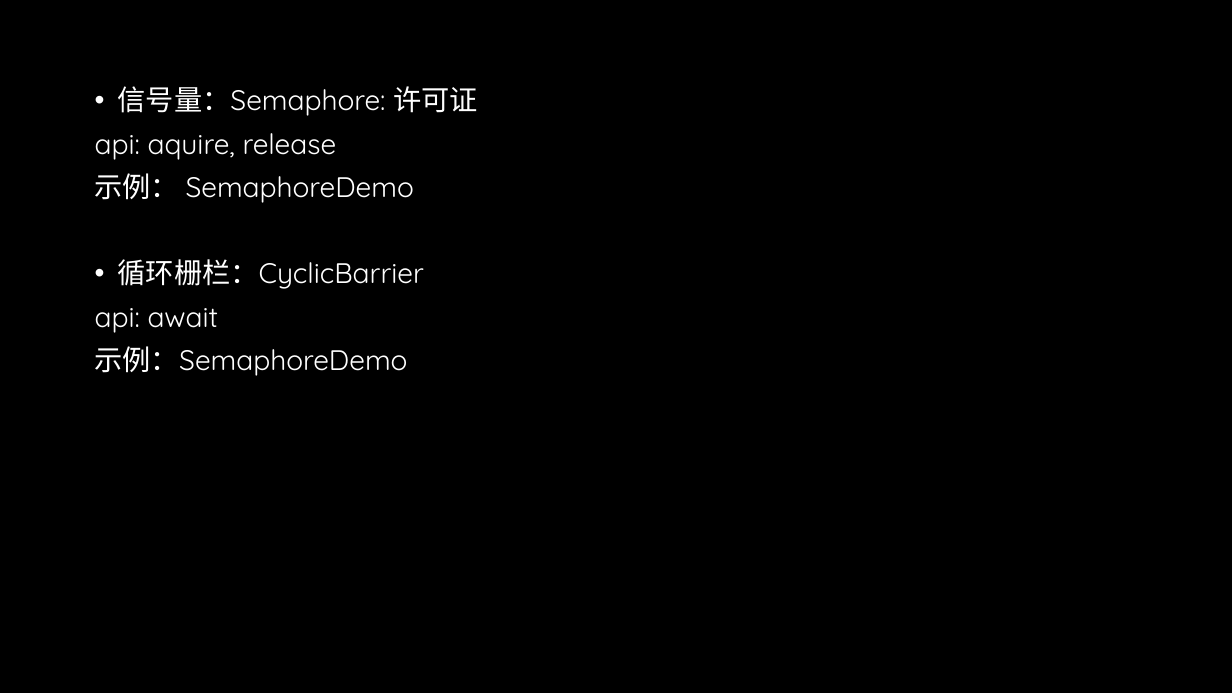
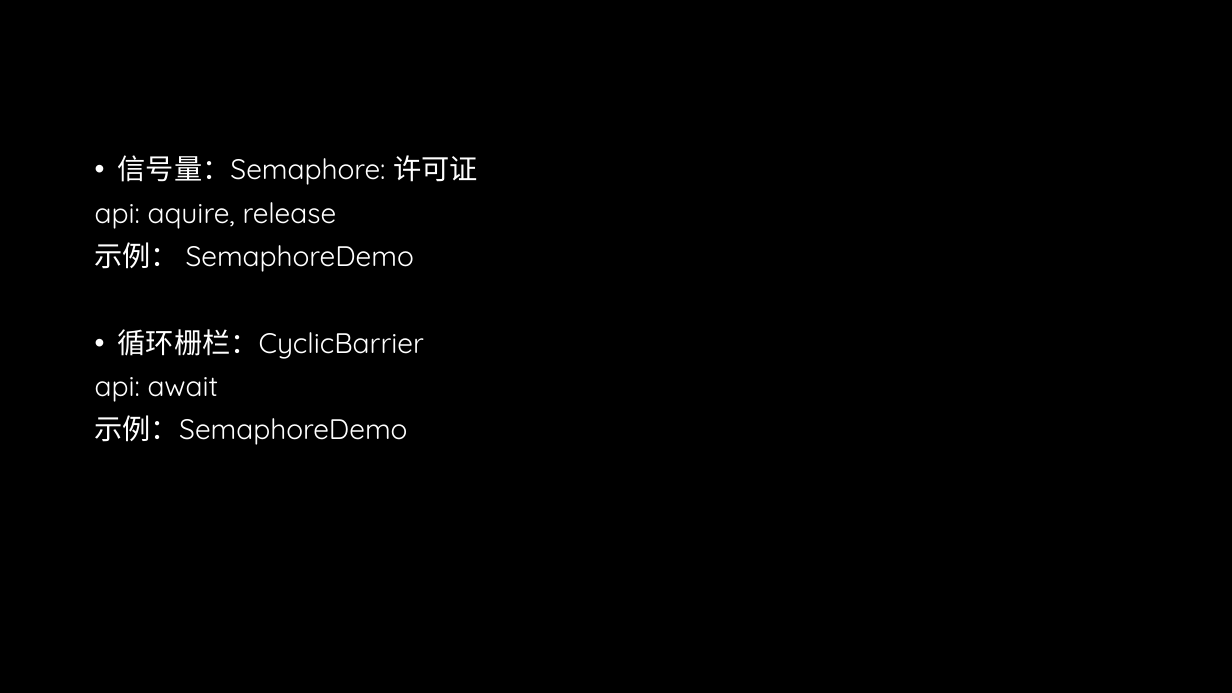
Before and after one commit to GerogeLeon/multithread_demo, a slide deck: slide 36 of JAVA并发编程.pptx (slide 35 before the commit). Drawn at 1232x693 pixels with LibreOffice and Linux fonts; fonts in the diff are those of the drawing; background and template pictures are left out. Boxes give left, top, right and bottom in pixels: in the first picture for what was removed or moved away, otherwise in the second. Text is boxed around its words. In the diff, an @@ line names an element or a change of style, - is before the commit and + after.

```diff
--- a/JAVA并发编程.pptx
+++ b/JAVA并发编程.pptx
@@ text "信号量：Semaphore: 许可证": place and size @@
-text "信号量：Semaphore: 许可证" at [95,86,478,376]
+text "信号量：Semaphore: 许可证" at [95,155,478,445]
```
Also in this commit, not shown: 6 other slides changed, 1 slide added.
